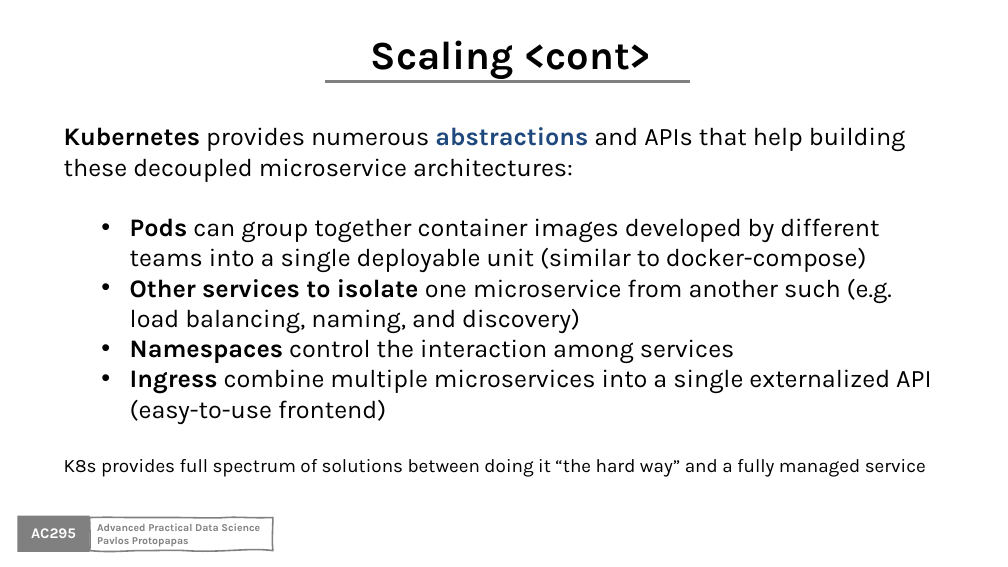
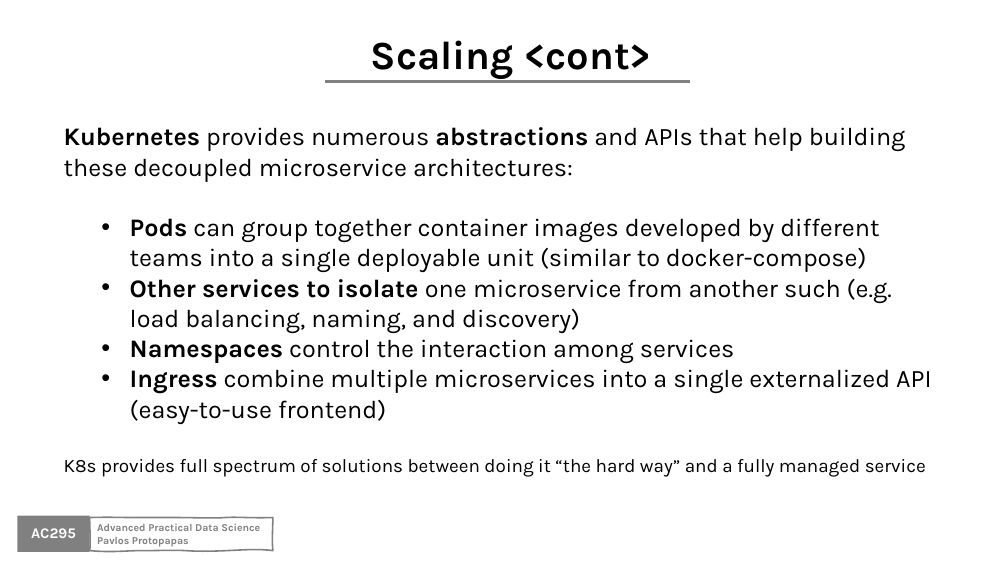
Before and after one commit to Harvard-IACS/2020F-AC295, a slide deck: slide 26 of content/lectures/lecture3/presentation/lecture3.pptx. Drawn at 1008x567 pixels with LibreOffice and Linux fonts; fonts in the diff are those of the drawing; background and template pictures are left out. Boxes give left, top, right and bottom in pixels: in the first picture for what was removed or moved away, otherwise in the second. Text is boxed around its words. In the diff, an @@ line names an element or a change of style, - is before the commit and + after.

```diff
--- a/content/lectures/lecture3/presentation/lecture3.pptx
+++ b/content/lectures/lecture3/presentation/lecture3.pptx
@@ text at box(64, 127, 906, 182): text colour #1F497D to #000000 in "abstractions" @@
```
Also in this commit, not shown: 19 other slides changed, 1 slide added, 13 slides removed, 3 other files.
